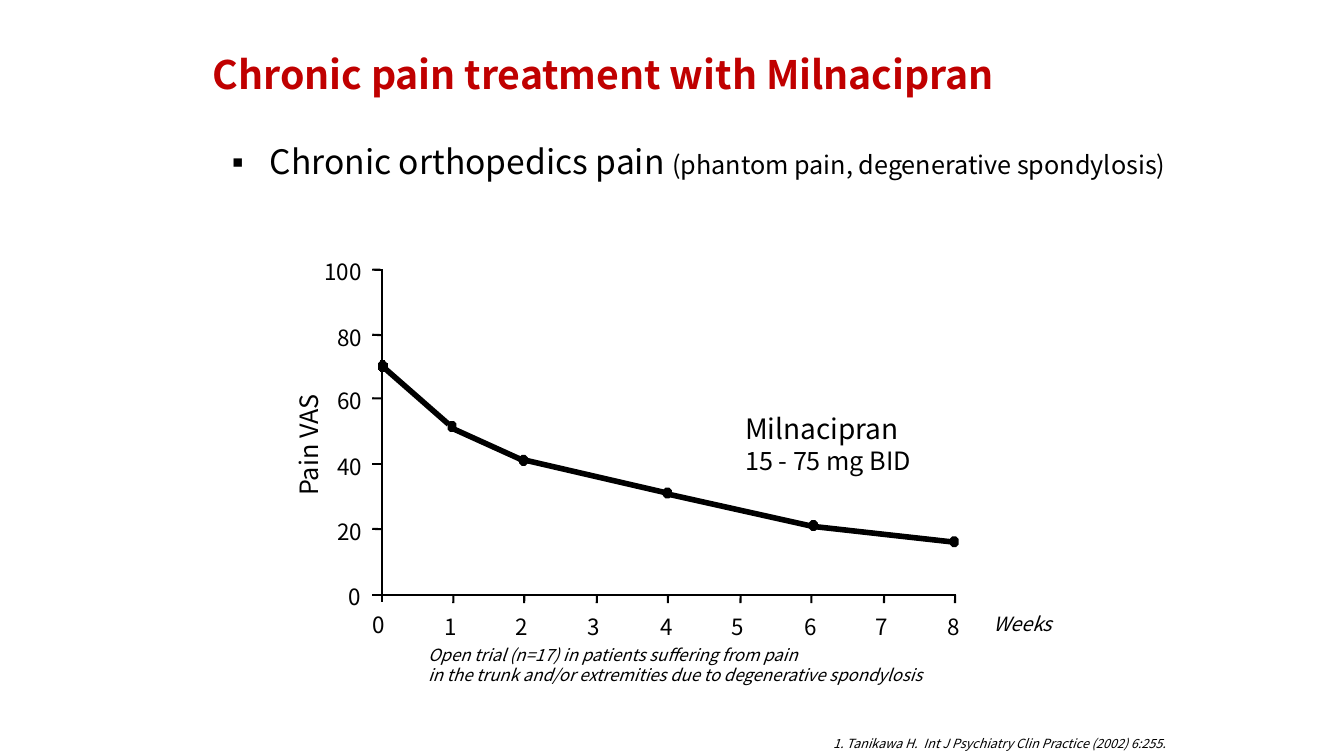
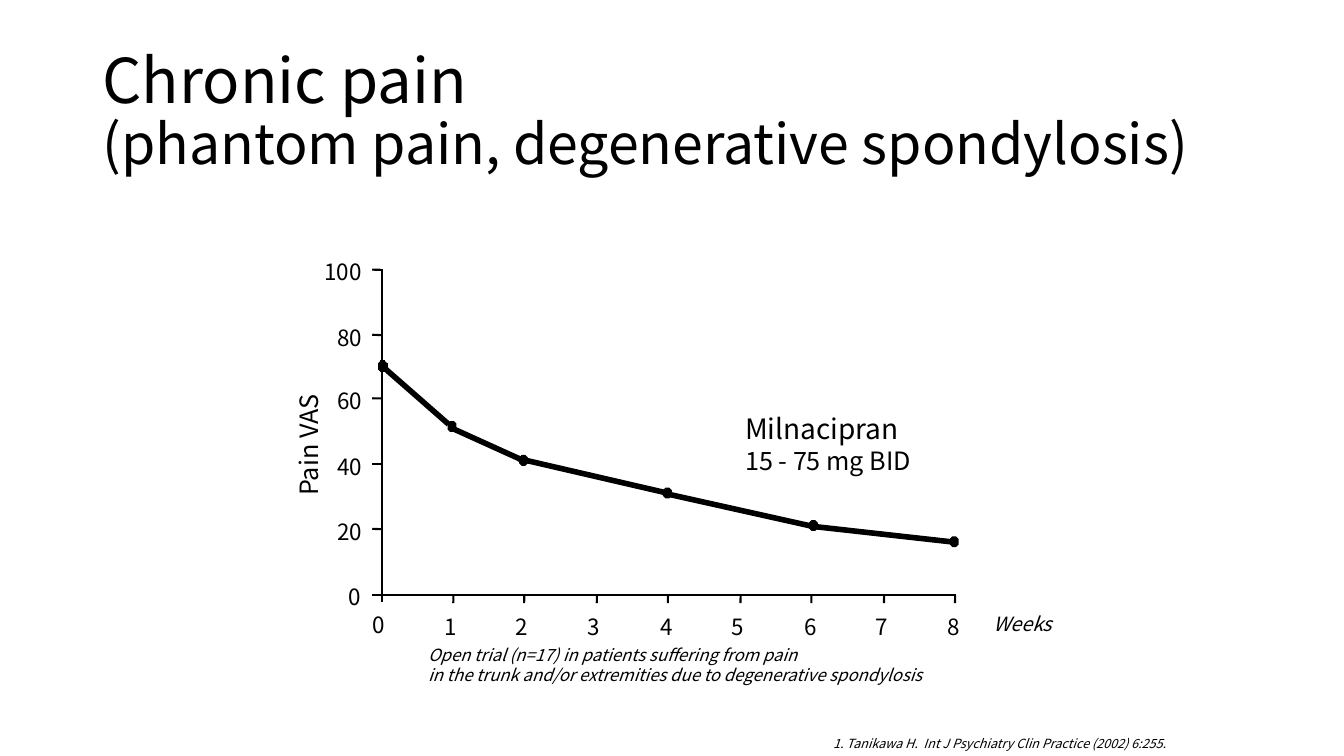
Before and after one commit to sbaram1/Presentation, a slide deck: slide 15 of 20190602_Ixel.pptx. Drawn at 1344x756 pixels with LibreOffice and Linux fonts; fonts in the diff are those of the drawing. Boxes give left, top, right and bottom in pixels: in the first picture for what was removed or moved away, otherwise in the second. Text is boxed around its words. In the diff, an @@ line names an element or a change of style, - is before the commit and + after.

```diff
--- a/20190602_Ixel.pptx
+++ b/20190602_Ixel.pptx
@@ title "Chronic pain (phantom pain, degenerative ..." at <box>102,54,1188,178</box>: vertical alignment top to middle @@
@@ title at <box>102,54,1188,178</box>: text changed; size 18 to 39.6 pt @@
-▪ Chronic orthopedics pain (phantom pain, degenerative spondylosis)
+Chronic pain
+(phantom pain, degenerative spondylosis)
@@ pentagon arrow removed at <box>185,39,1194,107</box> @@
-Chronic pain treatment with Milnacipran
```
Also in this commit, not shown: 17 other slides changed.
